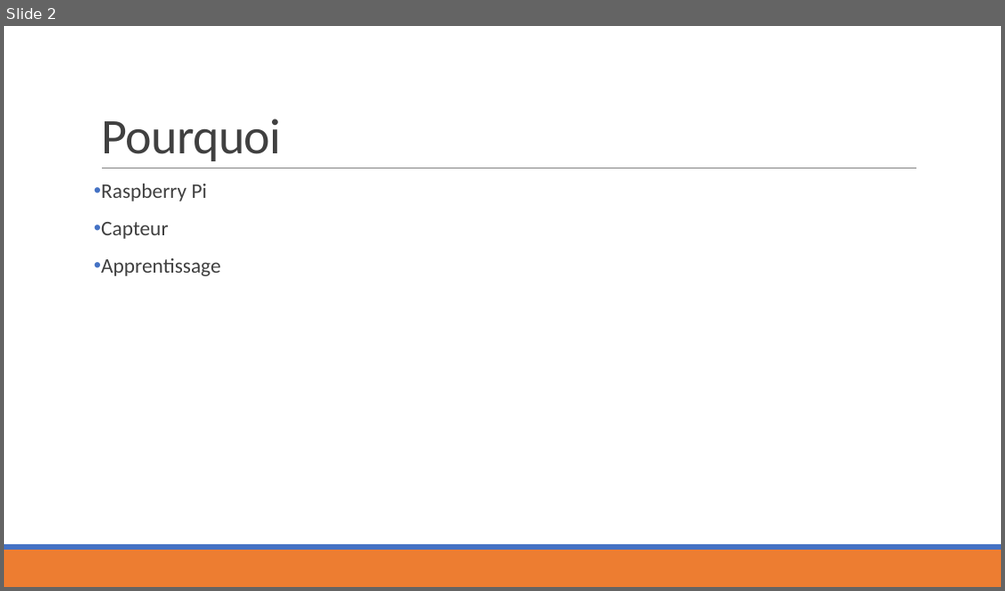
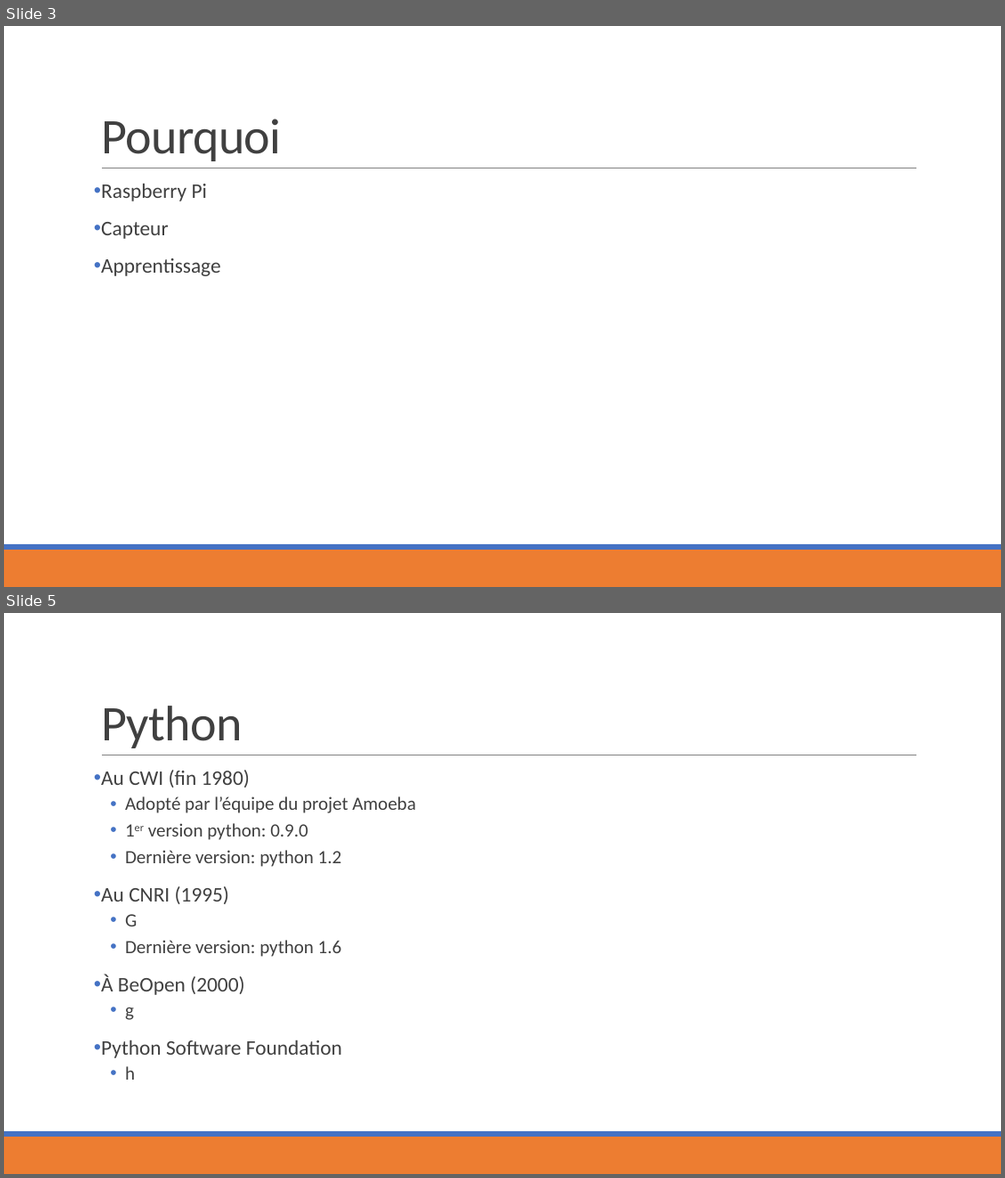
Before and after one commit to MaximeRoy1733837/ESP, a slide deck: Python/Défi_python.pptx. Shown one above the other, each under a label of ours: slide 2 before the commit, slides 3 and 5 after it; the slides between them are not shown. The pictures are 1005x591 and 1005x1178 pixels, drawn with LibreOffice and Linux fonts; fonts in the diff are those of the drawing. Boxes give left, top, right and bottom in pixels: in the first picture for what was removed or moved away, otherwise in the second. Text is boxed around its words. In the diff, an @@ line names an element or a change of style, - is before the commit and + after.

```diff
--- a/Python/Défi_python.pptx
+++ b/Python/Défi_python.pptx
@@ slide 5 added at bbox=[4, 613, 1001, 1174], background #FFFFFF; not listed: 3 template elements that a slide beside it also shows @@
@@ title added at bbox=[101, 706, 243, 748], 48 pt, text #404040 @@
+Python
@@ text added at bbox=[101, 770, 415, 1079], 18 pt, text #404040 @@
+• Au CWI (fin 1980)
+  • Adopté par l’équipe du projet Amoeba
+  • 1er version python: 0.9.0
+  • Dernière version: python 1.2
+• Au CNRI (1995)
+  • G
+  • Dernière version: python 1.6
+• À BeOpen (2000)
+  • g
+• Python Software Foundation
+  • h
@@ what was slide 2 is now slide 3 @@
```
Also in this commit, not shown: 1 slide changed, 9 other slides added, 1 other file.
